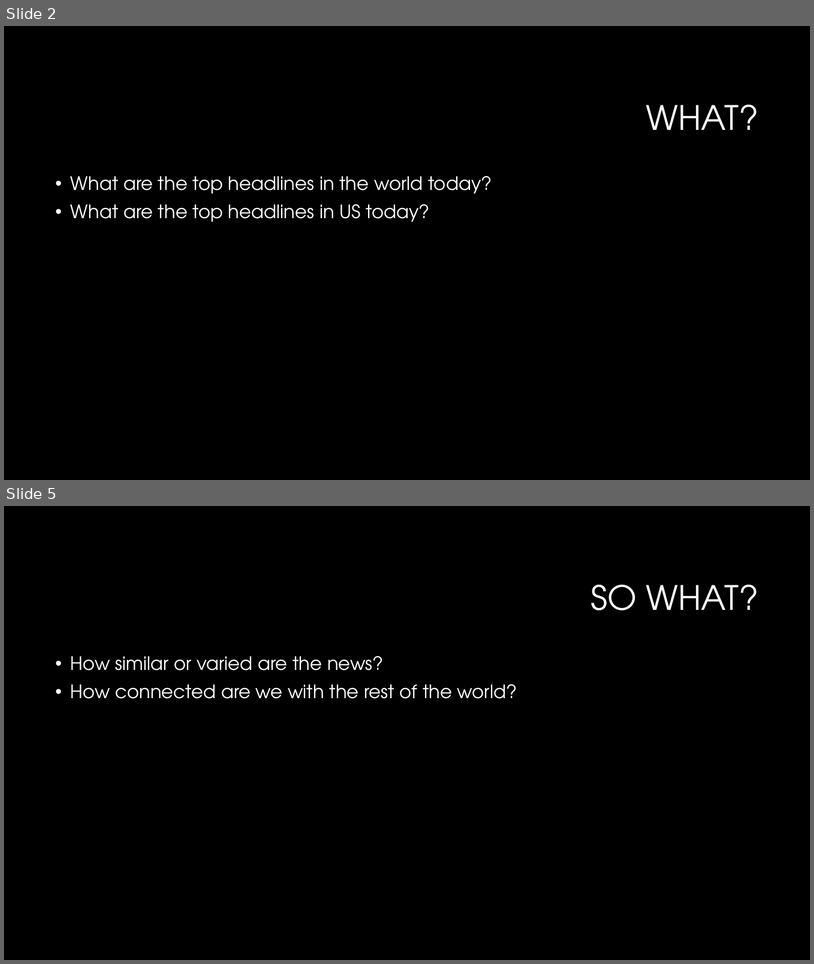
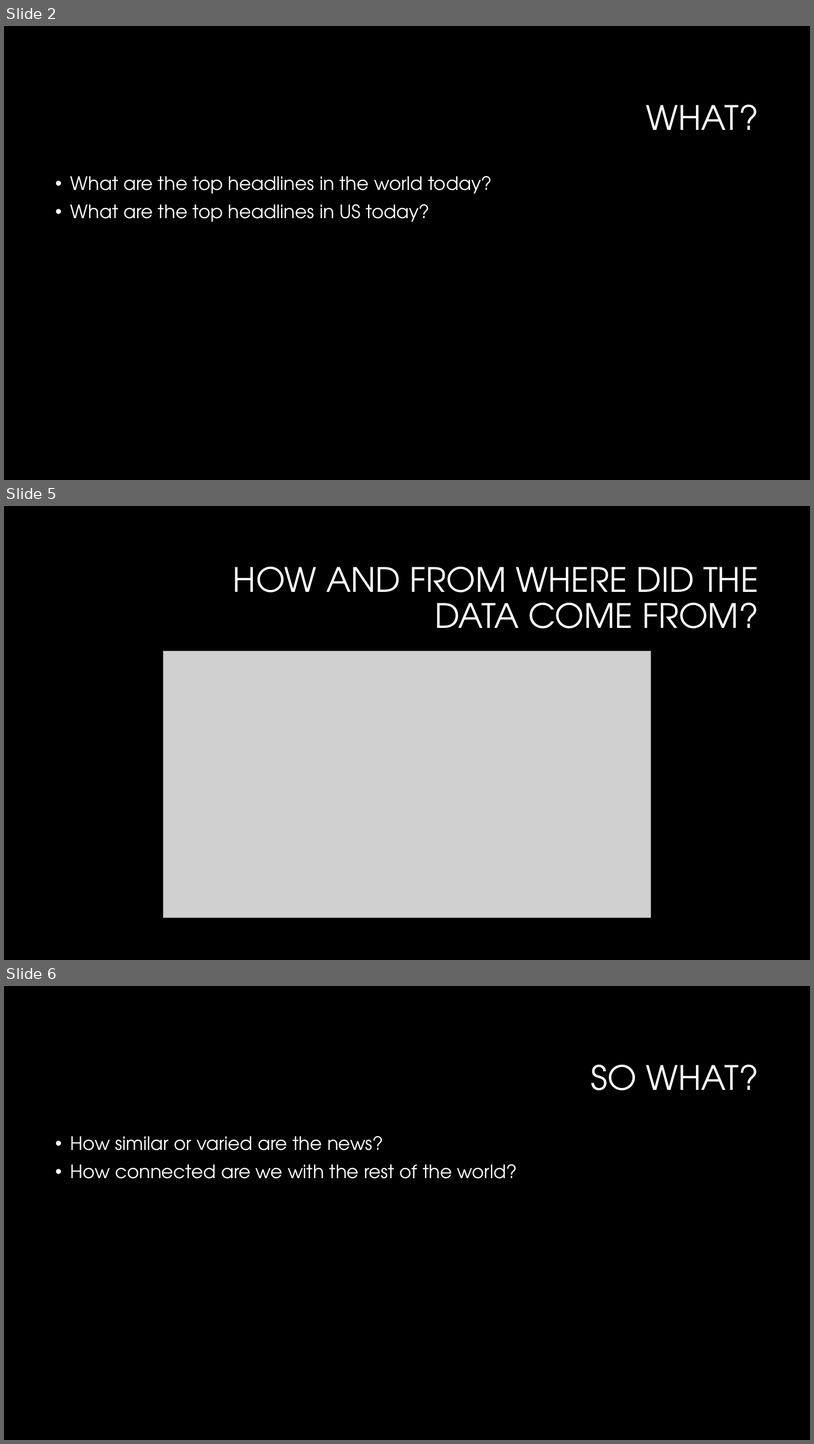
Before and after one commit to bsadagopa/Project1, a slide deck: Project1-Presentation.pptx. Shown one above the other, each under a label of ours: slides 2 and 5 before the commit, slides 2, 5 and 6 after it; the slides between them are not shown. The pictures are 814x964 and 814x1444 pixels, drawn with LibreOffice and Linux fonts; fonts in the diff are those of the drawing; grey boxes stand for pictures; background and template pictures are left out. Boxes give left, top, right and bottom in pixels: in the first picture for what was removed or moved away, otherwise in the second. Text is boxed around its words. In the diff, an @@ line names an element or a change of style, - is before the commit and + after.

```diff
--- a/Project1-Presentation.pptx
+++ b/Project1-Presentation.pptx
@@ slide 5 added at [4, 506, 810, 960], background #000000 @@
@@ title added at [233, 567, 759, 628], 40 pt, text #FFFFFF @@
+HOW AND FROM WHERE DID THE DATA COME FROM?
@@ picture added at [164, 651, 651, 918] @@
@@ what was slide 5 is now slide 6 @@
```
Also in this commit, not shown: 3 slides changed, 5 other files.
